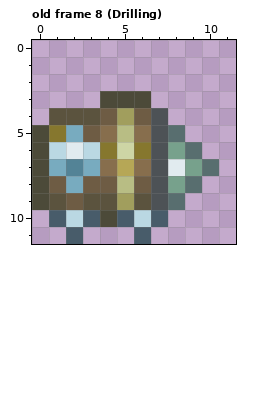
Pixel-art file, stored at Assets/Sprites/Characters/Drill.aseprite. Above: the version before the commit.
12x12 pixels, 11 frames. Shown: old frame 8 (Drilling). The commit also changed other frames, which this record leaves out.
Now the later version:
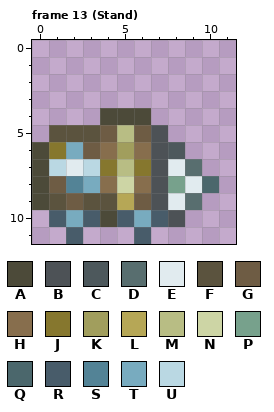
Palette (. is transparent): A #4c4a39  B #4d5256  C #4d585c  D #586e6f  E #e1ebef  F #5b533e  G #6e5c44  H #876e4d  J #86772e  K #a19e5d  L #b6a756  M #b8bd84  N #cdd5a5  P #77a18c  Q #4b676c  R #485c6a  S #538396  T #78abbf  U #bad8e3
A new or re-ordered frame is compared with the old frame closest to it.
The commit says: Drill sprite updates / removing old smoke burst
Difference:
frames 11 -> 15
Changed rows in their new state; - is an unchanged pixel.
Frame 13 (Stand) is new; against old frame 8 (Drilling):
first column x 0:
 3 ----...----
 4 -...AAA.---
 5 .FFFG-G-.--
 6 -JTGHKH-C.-
 7 -UEUJMJ--D.
 8 --STHNH--EQ
 9 -----LG-ED-
10 --T---T-B--
Boxes around the changes in both pictures, in picture pixels (x1, y1, x2, y2):
changed: (32, 91, 219, 227)
